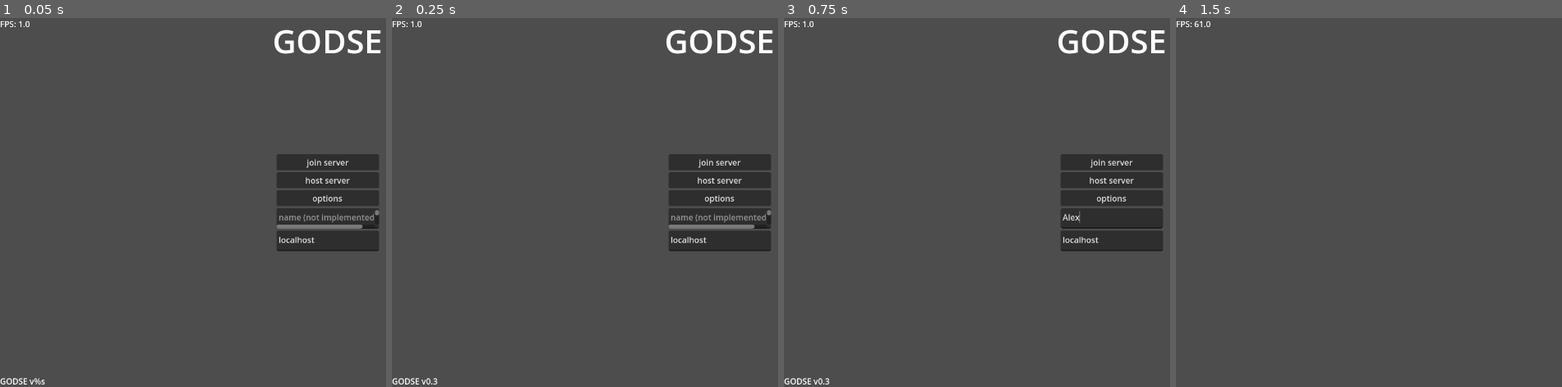
Above: before the commit, frames 1-4 (left to right).
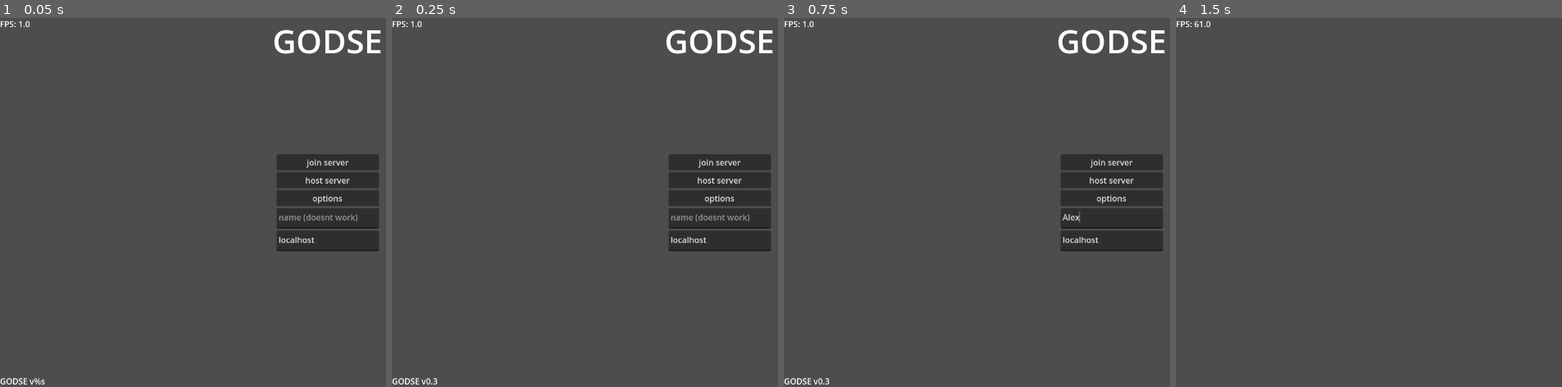
Above: after the commit, the same moments.

Repository: remidu64/GODSE
Game: Godot game, scene res://scenes/State-MainMenuState.tscn
Same seed, same stepped clock (60 frames per second), same inputs: the game is played once before the commit and once after it.
Inputs (mouse positions are in pixels of both pictures, inside the frame that each line leads up to):
- Up to frame 1 (0.05 s): no input
- Up to frame 2 (0.25 s): no input
- Up to frame 3 (0.75 s): click (1112, 217) at 0.52 s; type "Alex" at 0.6 s
- Up to frame 4 (1.5 s): click "join server" at 1.25 s

The runs differ from the first frame. In frame 1, 0.4% of the frame differs, in the area x 71-99%, y 52-58%; in frame 2, 0.4%; in frame 3, nothing differs; in frame 4, nothing differs.

Commit message:
the name box placeholder text was fucked so i fixed it

Diff:
--- a/scenes/State-MainMenuState.tscn
+++ b/scenes/State-MainMenuState.tscn
@@ -66,7 +66,7 @@
 [node name="username" type="TextEdit" parent="VBoxContainer"]
 custom_minimum_size = Vector2(200, 40)
 layout_mode = 2
-placeholder_text = "name (not implemented yet)"
+placeholder_text = "name (doesnt work)"
 
 [node name="serverIP" type="TextEdit" parent="VBoxContainer"]
 custom_minimum_size = Vector2(200, 40)
